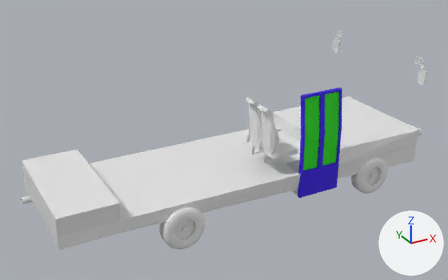
The Blender file Assets/TestXe/XeKhach.blend as it was, and as the next commit left it.
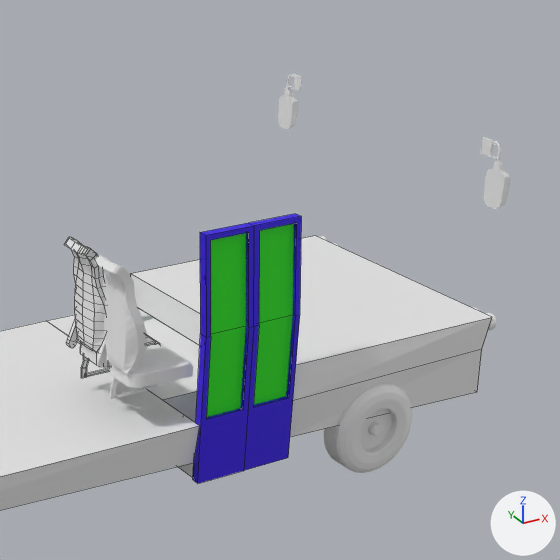
There are two pictures of each version: one whole from a 50 mm lens placed at (-6.01, -10.59, 4.78), pointed at (-0.16, 0.04, -0.53), one close up on the part from 49% to 100% of the width and 0% to 82% of the height. The axes (+X, +Y, +Z) are drawn at lower right. The lights are the same throughout. The close-ups show mesh edges as thin lines.
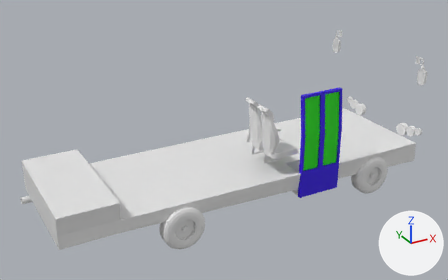
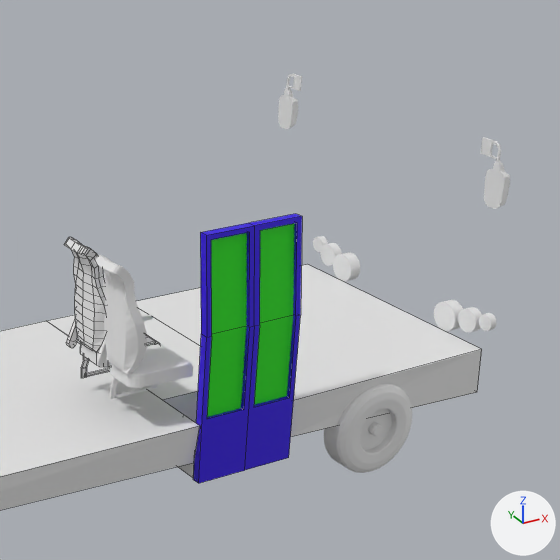
Boxes [x1, y1, x2, y2] around the edits, measured in the close-ups (560 x 560 px):
'Plane', reshaped
    before: [0, 236, 492, 510]
    after: [0, 264, 482, 510]
'Cube.001', moved
    before: [193, 214, 301, 483]
    after: [193, 214, 302, 483]
part 1 of me_plane, cut back
    before: [131, 236, 492, 401]
    after: [136, 264, 482, 401]
'Cylinder.004', unchanged, uncovered by the edit
    before: [320, 236, 497, 330]
    after: [313, 236, 497, 333]

The change, as a diff of the scene's bpy script:
```diff
--- a/Assets/TestXe/XeKhach.blend.py
+++ b/Assets/TestXe/XeKhach.blend.py
@@ me_plane @@
 me_plane.from_pydata(...)  # 42 vertices, 34 faces; spans x -4.13..4.21, y -1.31..1.28, z -0.5..0.62
 # used by ob_plane; parent = ob_cube; location = (0.0, 0.0, -1.131); scale = (1.0, 1.0, 0.816)
 # verts and faces of me_plane; kept vertices keep their numbers, new ones are numbered from 42
 # before: 6 (4.13, -1.29, 0.15) at pixel (481, 349), 7 (4.13, 1.28, 0.15), 21 (1.86, -1.31, 0.15), 23 (1.86, 1.28, 0.15), 27 (1.86, -0.75, 0.15)
 # before: 28 (1.86, -1.07, 0.15), 38 (1.86, -1.26, 0.54), 39 (4.21, -1.29, 0.54) at pixel (492, 317), 40 (4.21, 1.28, 0.54) at pixel (315, 235), 41 (1.86, 1.28, 0.54) at pixel (130, 273)
+# me_plane part 1
+delete_vertices([*range(38, 42)])  # with the faces that use them
+faces += [(6, 7, 23, 27, 28, 21)]
@@ me_cube_001 @@
 me_cube_001.from_pydata(...)  # 48 vertices, 26 faces; spans x -1.0..1.0, y -1.0..3.07, z -1.0..1.0
 # used by ob_cube_001; parent = ob_cube; location = (1.376, -1.295, -0.441); scale = (0.486, 0.04, 1.11)
+# me_cube_001 part 2: the whole mesh is moved by (-1.0, 0.0, 0.0)
 me_cube_001.materials.append(mat_khung)
@@ ob_cube_001 @@
 ob_cube_001.parent = ob_cube
-ob_cube_001.location = (1.376, -1.295, -0.441)
+ob_cube_001.location = (1.87, -1.295, -0.441)
 ob_cube_001.scale = (0.486, 0.04, 1.11)
```
